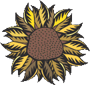
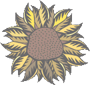
Two versions of the same layered image (90x85). Layer-by-layer changes:
"Layer 1 copy": opacity 91% → 64% over [left=0, top=0, right=90, bottom=85]
